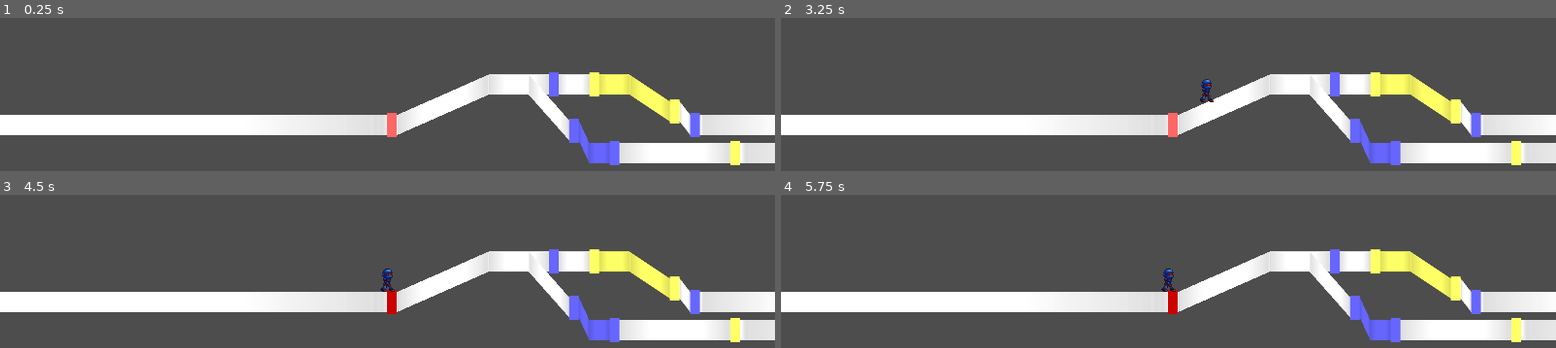
Above: before the commit, frames 1-4 (two rows, left to right).
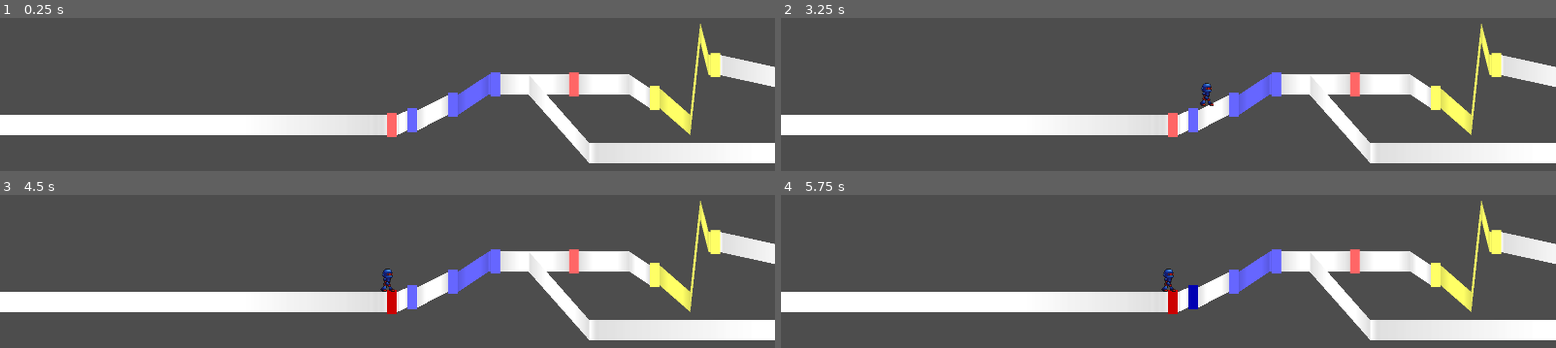
Above: after the commit, the same moments.

Repository: junu192857/Vexatonic-dash-2
Game: Godot game, scene res://Scenes/RhythmScene.tscn
Two runs of this game, one before a commit and one after it. Both use one fixed random seed, a clock stepped at 60 frames per second and the inputs below. Sound files missing from this copy of the repository are replaced by a short silence.
Inputs:
- Up to frame 1 (0.25 s): no input
- Up to frame 2 (3.25 s): tap Enter at 0.5 s; hold A (a) 0.53-1.28 s; tap D (d) at 0.8, 1.35 s; tap Space at 1.25 s; tap K (k) at 1.55 s; hold K (k) 2.03-2.78 s; tap L (l) at 2.3, 2.85 s; tap S (s) at 3.05 s
- Up to frame 3 (4.5 s): hold S (s) 3.53-4.28 s; tap A (a) at 3.8, 4.35 s
- Up to frame 4 (5.75 s): tap D (d) at 4.55 s; tap Enter at 5 s; hold D (d) from 5.03 s (still down); tap K (k) at 5.3 s

The runs differ from the first frame. In frame 1, 8.4% of the frame differs, in the area x 51-100%, y 3-97%; in frame 2, 8.6%; in frame 3, 8.4%; in frame 4, 8.4%.

Commit message:
차트 렌더링 관련 설명 추가

Diff:
--- a/vexatonic-dash-2/Charts/test.csv
+++ b/vexatonic-dash-2/Charts/test.csv
@@ -1,10 +1,9 @@
 # time  color  type  end_time  lane
 0 0 0 0 0
-1500 1 0 0 0
-800 1 0 0 0
-1000 2 1 1400 0
-900 1 1 1100 1
-1700 2 0 0 1
+100 1 0 0 0
+300 1 1 510 0
+900 0 0 0 0
+1300 2 1 1600 0
 
 
 
@@ -21,6 +20,8 @@
 500 100
 1200 100
 1500 0
+1550 230
+1590 150
 3000 0
 END
 
--- a/vexatonic-dash-2/Scripts/Connector.gd
+++ b/vexatonic-dash-2/Scripts/Connector.gd
@@ -17,13 +17,17 @@
 	if p_lane != null:
 		start_height = p_lane.get_height(start_time - Setting.time_per_note_width) if first else \
 					   p_lane.get_height(start_time)
+
+# 단노트 또는 marker에서 캐릭터가 수평으로 이동하도록 keyframe 조절
 		if (first):
 			p_lane.insert_keyframe(start_time - Setting.time_per_note_width, start_height)
 			p_lane.insert_keyframe(start_time, start_height)
 			var deleted = p_lane.delete_middle_keyframe(start_time - Setting.time_per_note_width, start_time)
 			if (deleted != null):
 				p_lane.insert_keyframe(start_time + 2 * Setting.EPSILON, deleted.y)
-		print("STARt height: %f" % start_height)
+
+# 다음 keyframe이 나오기 전까지만 찍도록 end_time 조정
+		print("Start height: %f" % start_height)
 		for kf in p_lane.keyframes:
 			if kf.x > start_time:
 				if kf.x >= end_time:
--- a/vexatonic-dash-2/Scripts/RhythmManager.gd
+++ b/vexatonic-dash-2/Scripts/RhythmManager.gd
@@ -79,6 +79,15 @@
 @export var NOTE_SCENE: PackedScene
 @export var CONNECTOR_SCENE: PackedScene
 
+# render_chart() 후 생성된 Note, Connector, Marker의 관계
+#
+#			   /‾‾‾‾‾‾‾‾‾‾‾‾‾‾‾‾‾‾‾‾‾\									 /‾‾‾‾‾‾‾‾‾‾‾‾‾‾‾‾‾‾‾‾‾‾‾\
+#             /						  \									/						  \
+# RhythmScene --- Note --- Connector NextNote---Connector      LongNote---Connector(롱놋틱) Marker Connector
+#			  \								   					/	    \__________________/
+#			   \_______________________________________________/
+
+
 func render_chart():
 	#print("Rendering chart..")
 	var pos_x
@@ -118,6 +127,7 @@
 		place_initial_connector(lane)
 		place_final_connector(lane)
 
+# 단노트, 롱노트 시작점 밑 끝점 생성
 func place_note(data:NoteData, pos_x: float, original:bool) -> Node2D:
 	var note = NOTE_SCENE.instantiate() as Node2D
 	note.set_data(data)
@@ -134,15 +144,18 @@
 	if (end_time - start_time <= 0):
 		return null
 	var connector = CONNECTOR_SCENE.instantiate() as Node2D
-	var connector_end_time = connector.set_connector_data(p_color, start_time, end_time, Lane.find_lane(lanes, lane), first)
-	if (end_time - connector_end_time > Setting.EPSILON):
-		var following_connector = place_connector(p_color, connector_end_time, end_time, lane, false)
+	var initial_end_time = connector.set_connector_data(p_color, start_time, end_time, Lane.find_lane(lanes, lane), first)
+
+	# 하나의 Connector 안에서 레인이 꺾이는 경우: 꺾이는 지점부터 새로운 Connector 생성
+	if (end_time - initial_end_time > Setting.EPSILON):
+		var following_connector = place_connector(p_color, initial_end_time, end_time, lane, false)
 		connector.add_child(following_connector)
 		following_connector.position = Vector2(connector.data.length, -connector.data.delta_y)
 
 	#print("Place Connector with length %f" % (length-Setting.NOTE_WIDTH))
 	return connector
 
+# 레인의 첫 번째 노트 이전의 Connector 생성
 func place_initial_connector(lane: Lane):
 	if (!lane.notes.is_empty()):
 		if (lane.is_init):
@@ -159,6 +172,7 @@
 				connector.set_connector_data(-1, lane.keyframes[0].x, lane.notes[0].get_time(), lane, false)
 				add_child(connector)
 
+# 레인의 마지막 노트 이후의 Connector 생성 또는 노트가 없는 레인의 Connector 생성
 func place_final_connector(lane: Lane):
 	print("LANE SIZE: %d" % lane.notes.size())
 	if (!lane.notes.is_empty()):
@@ -173,6 +187,7 @@
 		add_child(final_connector)
 		final_connector.position = Vector2(Setting.get_posx_from_time(lane.keyframes[0].x), -lane.keyframes[0].y)
 
+# 생성된 노트를 레인의 노트 큐에 할당
 func assign_note(note: Note):
 	var lane = Lane.find_lane(lanes, note.data.lane)
 	lane.add_Note(note)
